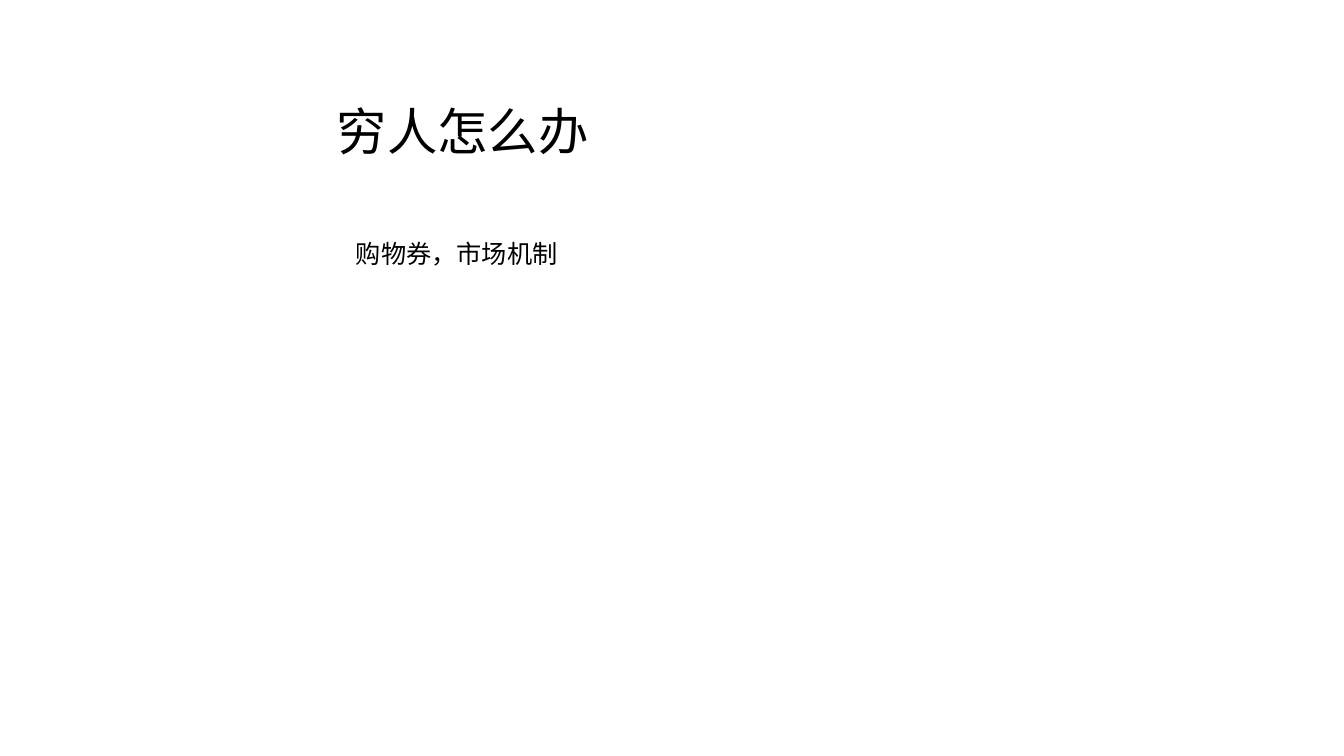
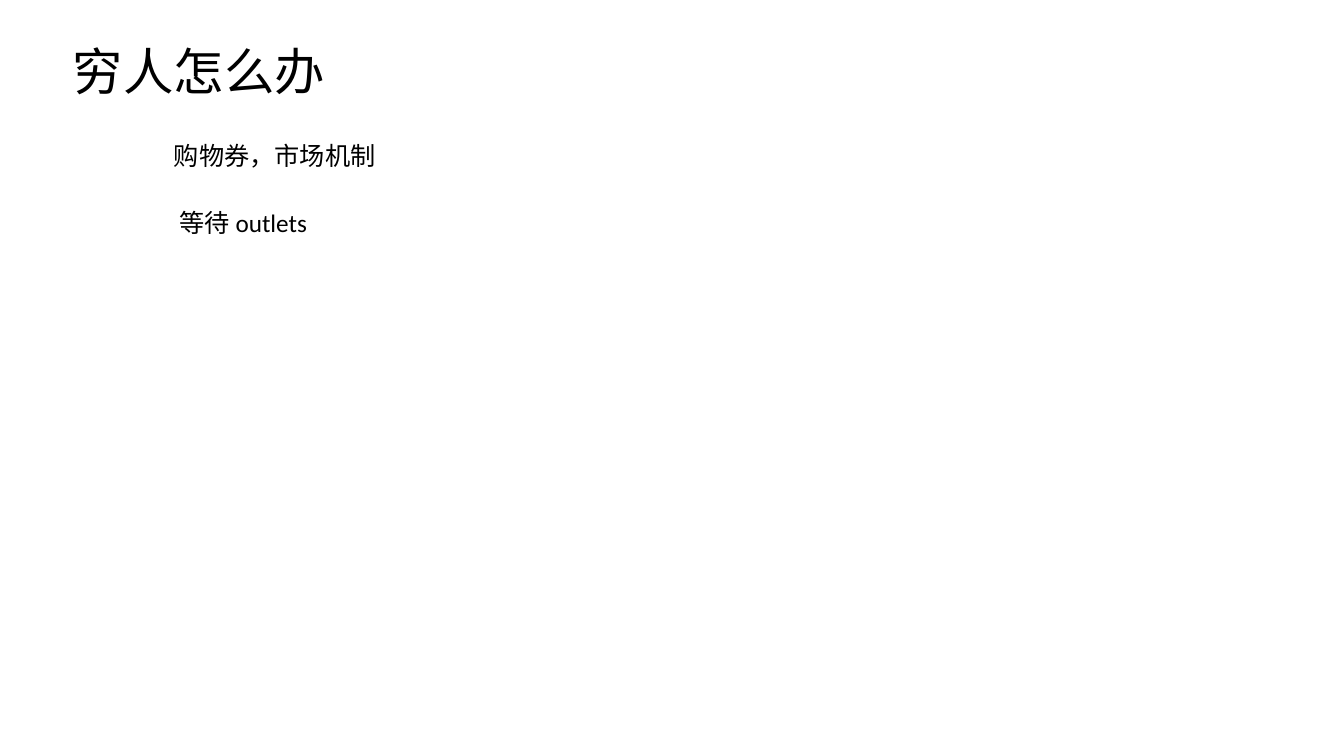
Before and after one commit to FredJiangFei/MyDocuments, a slide deck: slide 38 of 火车票/火车票.pptx (slide 23 before the commit). Drawn at 1344x756 pixels with LibreOffice and Linux fonts; fonts in the diff are those of the drawing. Boxes give left, top, right and bottom in pixels: in the first picture for what was removed or moved away, otherwise in the second. Text is boxed around its words. In the diff, an @@ line names an element or a change of style, - is before the commit and + after.

```diff
--- a/火车票/火车票.pptx
+++ b/火车票/火车票.pptx
@@ text "穷人怎么办": place and size @@
-text "穷人怎么办" at <box>337,107,589,155</box>
+text "穷人怎么办" at <box>73,47,325,95</box>
@@ text "购物券，市场机制": place and size @@
-text "购物券，市场机制" at <box>356,241,558,266</box>
+text "购物券，市场机制" at <box>174,143,376,168</box>
@@ text added at <box>180,211,307,234</box>, 18 pt, text #000000 @@
+等待 outlets
```
Also in this commit, not shown: 10 other slides changed, 18 slides added, 3 slides removed.
